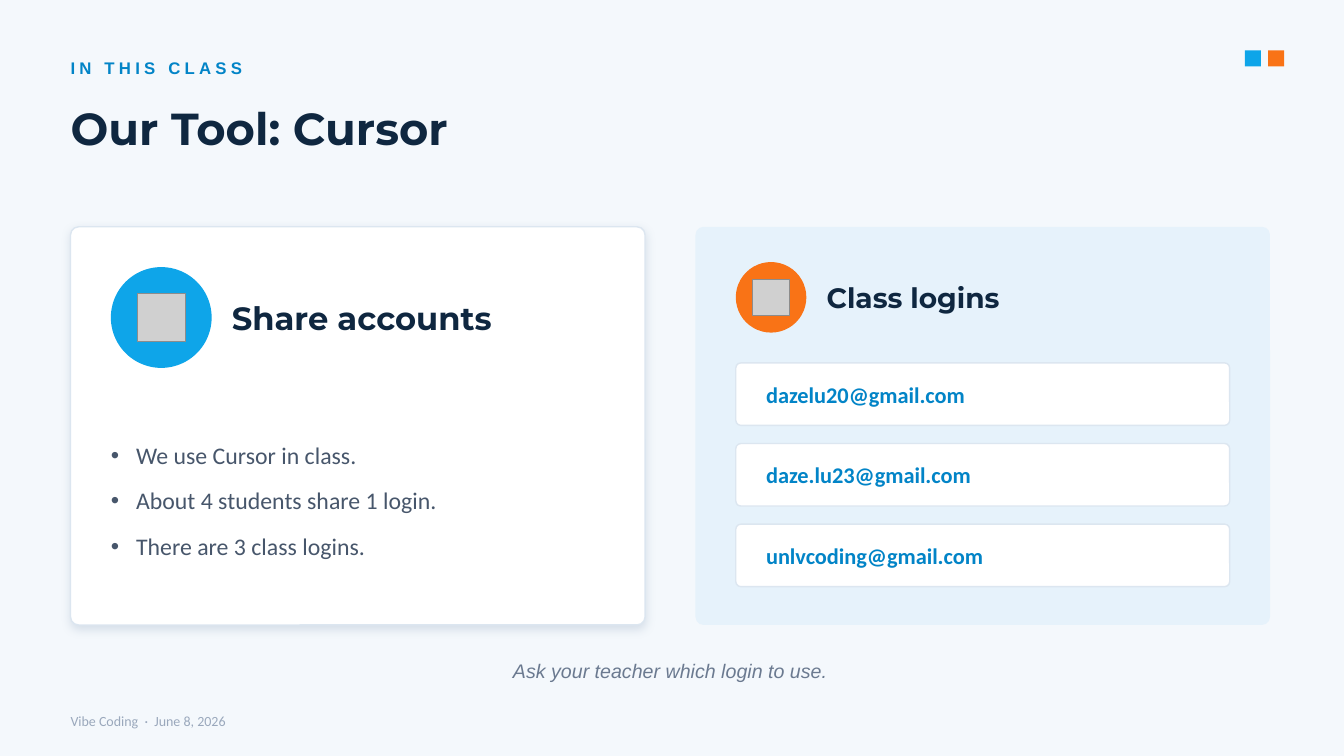
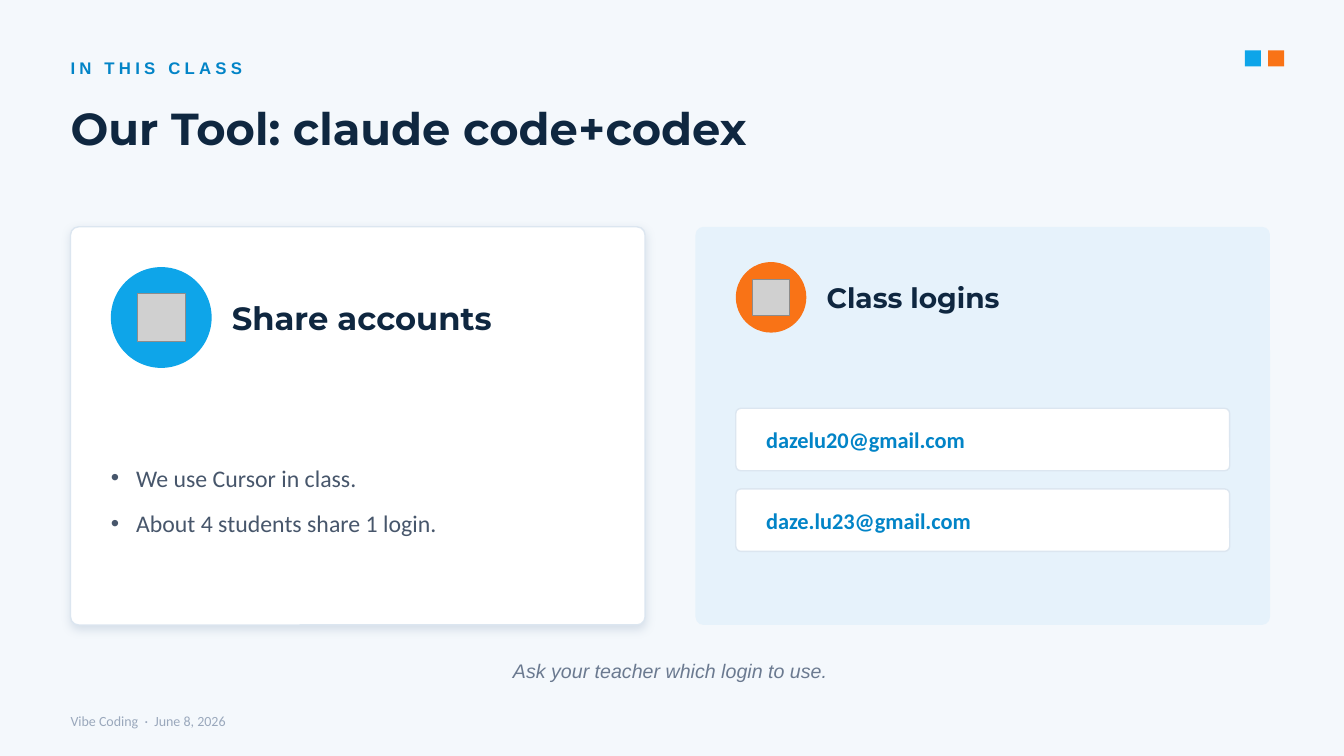
Before and after one commit to daze377/vibecoding, a slide deck: slide 10 of slides/June-8.pptx. Drawn at 1344x756 pixels with LibreOffice and Linux fonts; fonts in the diff are those of the drawing; grey boxes stand for pictures. Boxes give left, top, right and bottom in pixels: in the first picture for what was removed or moved away, otherwise in the second. Text is boxed around its words. In the diff, an @@ line names an element or a change of style, - is before the commit and + after.

Commit message:
Update June-8 deck: tool now Claude Code + Codex, trim class logins to 2

```diff
--- a/slides/June-8.pptx
+++ b/slides/June-8.pptx
@@ text at [71, 111, 746, 146]: text changed @@
-Our Tool: Cursor
+Our Tool: claude code+codex
@@ 2 texts, 2 rounded rectangles: place and size @@
-2 texts, 2 rounded rectangles at [736, 363, 1230, 506]
+2 texts, 2 rounded rectangles at [736, 408, 1230, 552]
@@ text at [136, 538, 365, 559]: paragraph removed @@
-• There are 3 class logins.
@@ rounded rectangle removed at [736, 524, 1230, 587] @@
@@ text removed at [766, 548, 983, 568] @@
-unlvcoding@gmail.com
```
